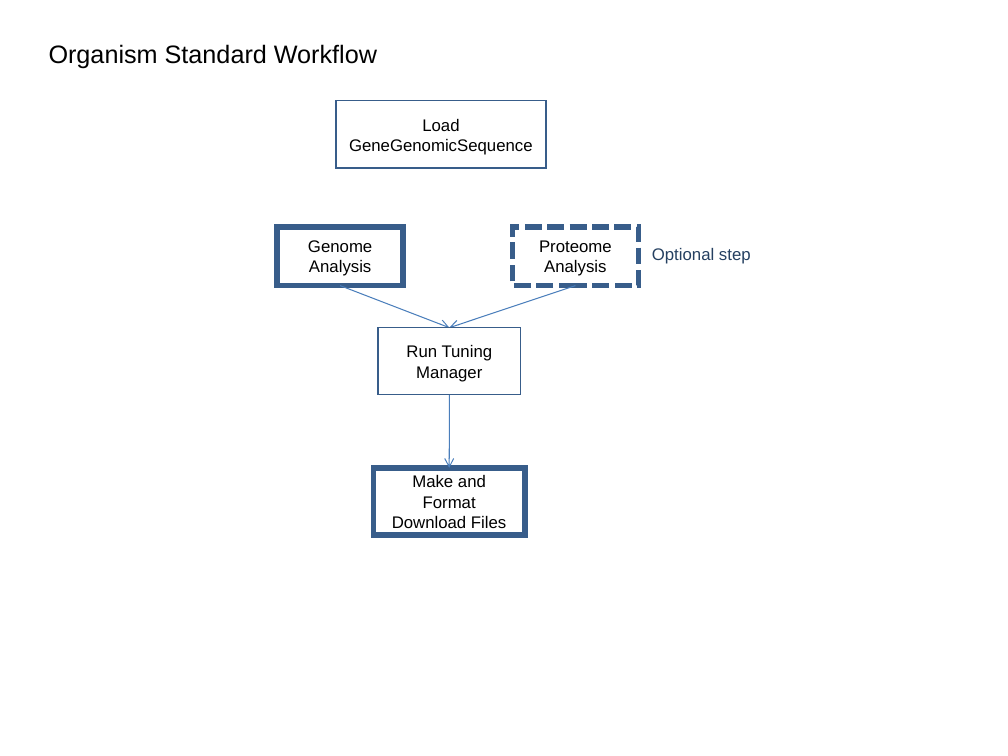
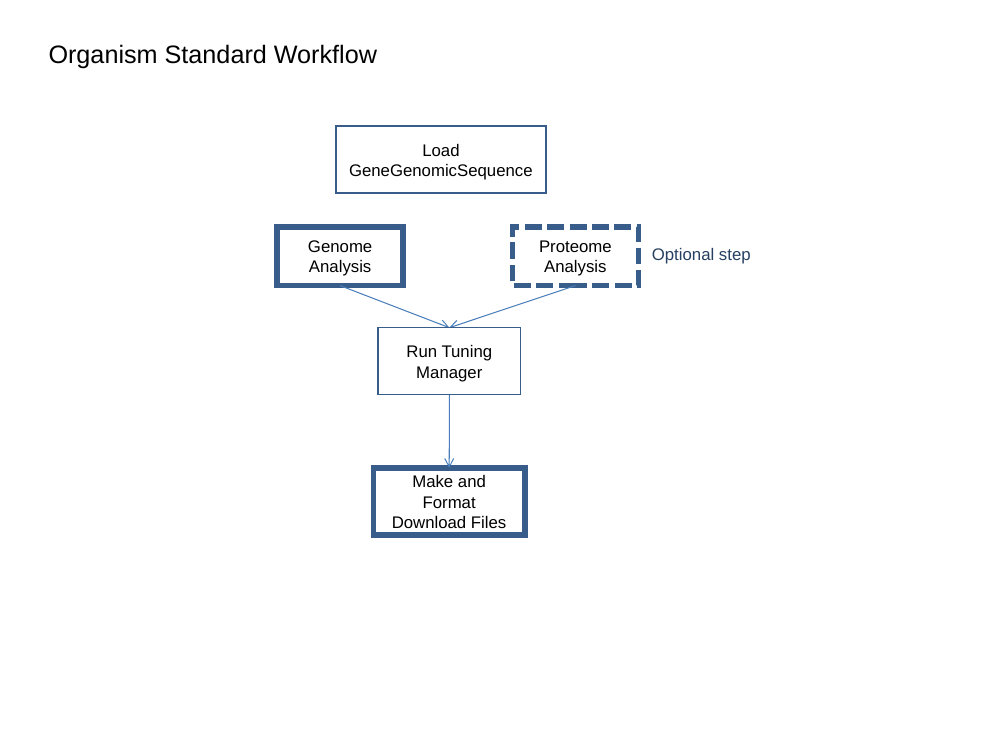
Before and after one commit to VEuPathDB/ApiCommonWorkflow, a slide deck: slide 6 of Main/doc/IntegratedWorkflow.ppt. Drawn at 1008x756 pixels with LibreOffice and Linux fonts; fonts in the diff are those of the drawing. Boxes give left, top, right and bottom in pixels: in the first picture for what was removed or moved away, otherwise in the second. Text is boxed around its words. In the diff, an @@ line names an element or a change of style, - is before the commit and + after.

```diff
--- a/Main/doc/IntegratedWorkflow.ppt
+++ b/Main/doc/IntegratedWorkflow.ppt
@@ rectangle "Load GeneGenomicSequence": place and size @@
-rectangle "Load GeneGenomicSequence" at box(336, 101, 545, 168)
+rectangle "Load GeneGenomicSequence" at box(336, 126, 545, 194)
```
Also in this commit, not shown: 4 other slides changed.
